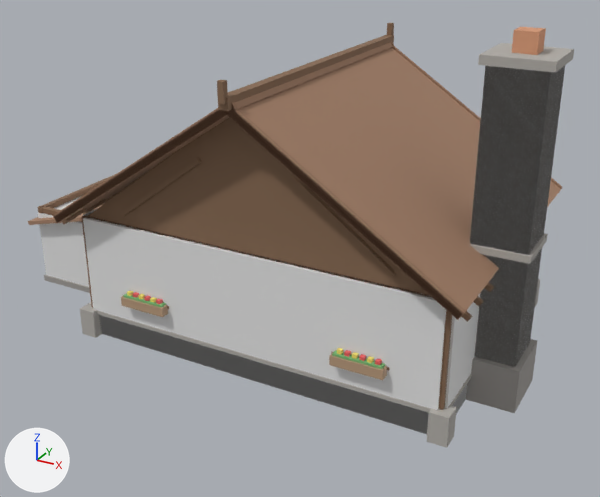
The glTF model public/models/farmhouse_exterior.glb, before and after one commit.
Both versions are drawn from a 50 mm camera at (10.2, -19.68, 11.98) aimed at (-0.87, 0.46, 1.91). The axes (+X, +Y, +Z) are drawn at lower left. The lights are the same throughout. The picture after the commit comes second. Where no turn or scale is listed for an object, it has been applied to the vertices. Vertices at exactly the same position are counted once.

Script lines for the objects in view, before the commit:
```python
ob_chimney_col = bpy.data.objects.new('chimney-col', me_cube_276)
ob_chimney_col.location = (5.7, -1.2, 4.2)
ob_chimney_plinth = bpy.data.objects.new('Chimney_Plinth', me_cube_225)
ob_chimney_plinth.location = (5.7, -1.2, 0.6)
ob_foundation_plinth = bpy.data.objects.new('Foundation_Plinth', me_cube)
ob_foundation_plinth.location = (0.0, 0.0, 0.4)
ob_foundation_quoin_5_3_3_9 = bpy.data.objects.new('Foundation_Quoin_5.3_3.9', me_cube_005)
ob_foundation_quoin_5_3_3_9.location = (5.3, 3.9, 0.4)
ob_foundation_quoin_5_3__3_9 = bpy.data.objects.new('Foundation_Quoin_5.3_-3.9', me_cube_004)
ob_foundation_quoin_5_3__3_9.location = (5.3, -3.9, 0.4)
ob_foundation_quoin__5_3__3_9 = bpy.data.objects.new('Foundation_Quoin_-5.3_-3.9', me_cube_002)
ob_foundation_quoin__5_3__3_9.location = (-5.3, -3.9, 0.4)
ob_woodshed_roof = bpy.data.objects.new('Woodshed_Roof', me_cube_244)
ob_woodshed_roof.location = (-6.8, -0.5, 2.85)
ob_woodshed_sill = bpy.data.objects.new('Woodshed_Sill', me_cube_230)
ob_woodshed_sill.location = (-6.8, -0.5, 0.49)
# me_cube_004
# before: 0 (-0.25, -0.25, -0.41) at pixel (426, 441), 1 (-0.25, -0.25, 0.41) at pixel (428, 412), 2 (-0.25, 0.25, -0.41), 3 (-0.25, 0.25, 0.41), 4 (0.25, -0.25, -0.41) at pixel (446, 447)
# before: 5 (0.25, -0.25, 0.41) at pixel (449, 418), 6 (0.25, 0.25, -0.41) at pixel (454, 436), 7 (0.25, 0.25, 0.41) at pixel (456, 407)
# me_cube_002
# before: 0 (-0.25, -0.25, -0.41) at pixel (82, 333), 1 (-0.25, -0.25, 0.41) at pixel (79, 308), 2 (-0.25, 0.25, -0.41), 3 (-0.25, 0.25, 0.41) at pixel (91, 301), 4 (0.25, -0.25, -0.41) at pixel (95, 337)
# before: 5 (0.25, -0.25, 0.41) at pixel (93, 312), 6 (0.25, 0.25, -0.41), 7 (0.25, 0.25, 0.41)
# also in view: 'Bargeboard_W_-1' at (-2.78, -4.45, 5.58); 'shed-col' at (-6.8, -0.5, 1.55); 'foundation-col' at (0.0, 0.0, 0.4); 'Chimney_Flue_Pot' at (5.7, -1.2, 8.85); 'Gable_North' at (0.0, -3.8, 5.5)
```
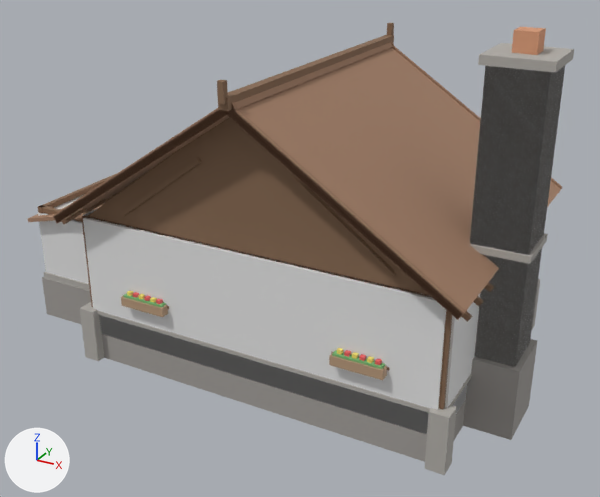
Where the newer file only moved an object's origin or applied its transform, the numbers keep the older frame.

The change, as a diff of the scene's bpy script:
```diff
--- a/public/models/farmhouse_exterior.glb.py
+++ b/public/models/farmhouse_exterior.glb.py
@@ me_cube_225 @@
 # used by ob_chimney_plinth; location = (5.7, -1.2, 0.6)
-me_cube_225.from_pydata(...)  # 8 vertices, 12 faces; spans x -0.85..0.85, y -0.85..0.85, z -0.6..0.6
+me_cube_225.from_pydata(...)  # 8 vertices, 12 faces; spans x -0.85..0.85, y -0.85..0.85, z -1.4..0.6
+# me_cube_225 part 1: the whole mesh is scaled about its middle by (1, 1, 1.67), then moved by (0.0, 0.0, -0.4)
 me_cube_225.materials.append(mat_stone_foundation)
@@ me_cube @@
 # used by ob_foundation_plinth; location = (0.0, 0.0, 0.4)
-me_cube.from_pydata(...)  # 8 vertices, 12 faces; spans x -5.3..5.3, y -3.9..3.9, z -0.4..0.4
+me_cube.from_pydata(...)  # 8 vertices, 12 faces; spans x -5.3..5.3, y -3.9..3.9, z -1.2..0.4
+# me_cube part 2: the whole mesh is scaled about its middle by (1, 1, 2), then moved by (0.0, 0.0, -0.4)
 me_cube.materials.append(mat_stone_foundation)
@@ me_cube_004 @@
 # used by ob_foundation_quoin_5_3__3_9; location = (5.3, -3.9, 0.4)
-me_cube_004.from_pydata(...)  # 8 vertices, 12 faces; spans x -0.25..0.25, y -0.25..0.25, z -0.41..0.41
+me_cube_004.from_pydata(...)  # 8 vertices, 12 faces; spans x -0.25..0.25, y -0.25..0.25, z -0.81..0.81
+# me_cube_004 part 3
+for i in [0, 2, 4, 6]: me_cube_004.vertices[i].co += Vector((0.0, 0.0, -0.4))
+for i in [1, 3, 5, 7]: me_cube_004.vertices[i].co += Vector((0.0, 0.0, 0.4))
 me_cube_004.materials.append(mat_stone_trim)
@@ me_cube_002 @@
 # used by ob_foundation_quoin__5_3__3_9; location = (-5.3, -3.9, 0.4)
-me_cube_002.from_pydata(...)  # 8 vertices, 12 faces; spans x -0.25..0.25, y -0.25..0.25, z -0.41..0.41
+me_cube_002.from_pydata(...)  # 8 vertices, 12 faces; spans x -0.25..0.25, y -0.25..0.25, z -0.81..0.81
+# me_cube_002 part 4
+for i in [0, 2, 4, 6]: me_cube_002.vertices[i].co += Vector((0.0, 0.0, -0.4))
+for i in [1, 3, 5, 7]: me_cube_002.vertices[i].co += Vector((0.0, 0.0, 0.4))
 me_cube_002.materials.append(mat_stone_trim)
@@ me_cube_231_1 @@
+me_cube_231_1.from_pydata(...)  # a box spanning x -1.7..1.7, y -2.2..2.2, z -0.65..0.65
+me_cube_231_1.materials.append(mat_stone_foundation)  # grey #a29e99
@@ ob_foundation_quoin_5_3_3_9 @@
 ob_foundation_quoin_5_3_3_9 = bpy.data.objects.new('Foundation_Quoin_5.3_3.9', me_cube_005)
-ob_foundation_quoin_5_3_3_9.location = (5.3, 3.9, 0.4)
+ob_foundation_quoin_5_3_3_9.location = (5.3, 3.9, 0.01)
@@ ob_foundation_quoin_5_3__3_9 @@
 ob_foundation_quoin_5_3__3_9 = bpy.data.objects.new('Foundation_Quoin_5.3_-3.9', me_cube_004)
-ob_foundation_quoin_5_3__3_9.location = (5.3, -3.9, 0.4)
+ob_foundation_quoin_5_3__3_9.location = (5.3, -3.9, 0.01)
@@ ob_foundation_quoin__5_3__3_9 @@
 ob_foundation_quoin__5_3__3_9 = bpy.data.objects.new('Foundation_Quoin_-5.3_-3.9', me_cube_002)
-ob_foundation_quoin__5_3__3_9.location = (-5.3, -3.9, 0.4)
+ob_foundation_quoin__5_3__3_9.location = (-5.3, -3.9, 0.01)
@@ ob_woodshed_roof @@
 ob_woodshed_roof = bpy.data.objects.new('Woodshed_Roof', me_cube_244)
-ob_woodshed_roof.location = (-6.8, -0.5, 2.85)
+ob_woodshed_roof.location = (-6.8, -0.5, 2.94)
@@ ob_woodshed_sill @@
 ob_woodshed_sill = bpy.data.objects.new('Woodshed_Sill', me_cube_230)
-ob_woodshed_sill.location = (-6.8, -0.5, 0.49)
+ob_woodshed_sill.location = (-6.8, -0.5, 0.59)
@@ ob_woodshed_foundation @@
+ob_woodshed_foundation = bpy.data.objects.new('Woodshed_Foundation', me_cube_231_1)
+ob_woodshed_foundation.location = (-6.8, -0.5, -0.15)
```

Pixel boxes (x1, y1, x2, y2) of what changed, in the pictures (600 x 497 px; the box of a moved part takes in the faces that stretch with it):
'Foundation_Plinth', moved, rescaled (not visible before)
    after: (102, 334, 466, 462)
'Chimney_Plinth', moved, rescaled (36% taller)
    before: (466, 339, 537, 413)
    after: (463, 339, 537, 440)
'Foundation_Quoin_5.3_-3.9', reshaped, moved (6% wider, 61% taller)
    before: (427, 405, 457, 448)
    after: (425, 405, 457, 475)
'Woodshed_Foundation', added
    after: (42, 277, 91, 325)
'Foundation_Quoin_-5.3_-3.9', reshaped, moved (9% wider, 62% taller)
    before: (80, 302, 102, 338)
    after: (80, 302, 104, 361)
'Woodshed_Sill', moved
    before: (44, 274, 90, 293)
    after: (44, 271, 90, 290)
'Woodshed_Roof', moved (mostly hidden)
    before: (28, 205, 102, 225)
    after: (28, 205, 102, 222)
'Foundation_Quoin_5.3_3.9', moved
    before: (535, 279, 540, 306)
    after: (532, 279, 540, 329)
part 1 of me_cube_225, moved or reshaped
    before: (466, 379, 532, 413)
    after: (463, 379, 532, 440)
